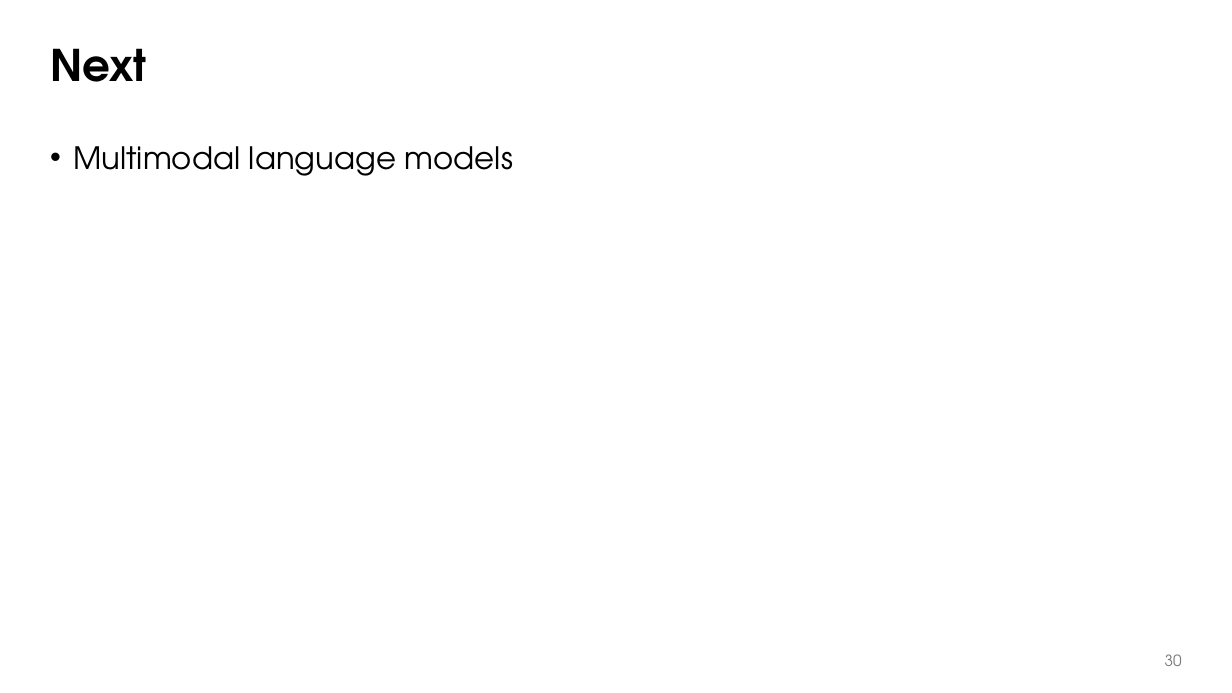
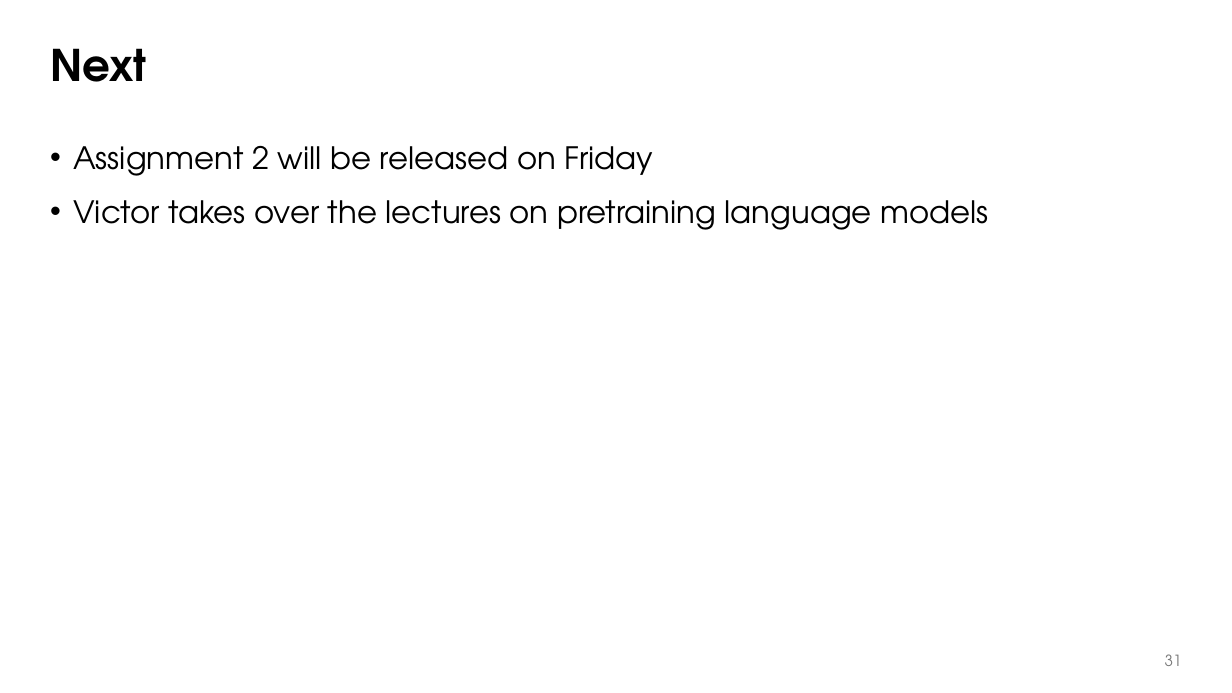
Before and after one commit to waterloo-nlp/intro-to-nlp-material, a slide deck: slide 31 of slides/lect8-mlm.pptx (slide 30 before the commit). Drawn at 1232x693 pixels with LibreOffice and Linux fonts; fonts in the diff are those of the drawing. Boxes give left, top, right and bottom in pixels: in the first picture for what was removed or moved away, otherwise in the second. Text is boxed around its words. In the diff, an @@ line names an element or a change of style, - is before the commit and + after.

```diff
--- a/slides/lect8-mlm.pptx
+++ b/slides/lect8-mlm.pptx
@@ text at [73,146,988,230]: text changed @@
-• Multimodal language models
+• Assignment 2 will be released on Friday
+• Victor takes over the lectures on pretraining language models
@@ page number at [1165,654,1182,666]: text changed @@
-30
+31
```
Also in this commit, not shown: 1 slide added, 1 other file.
